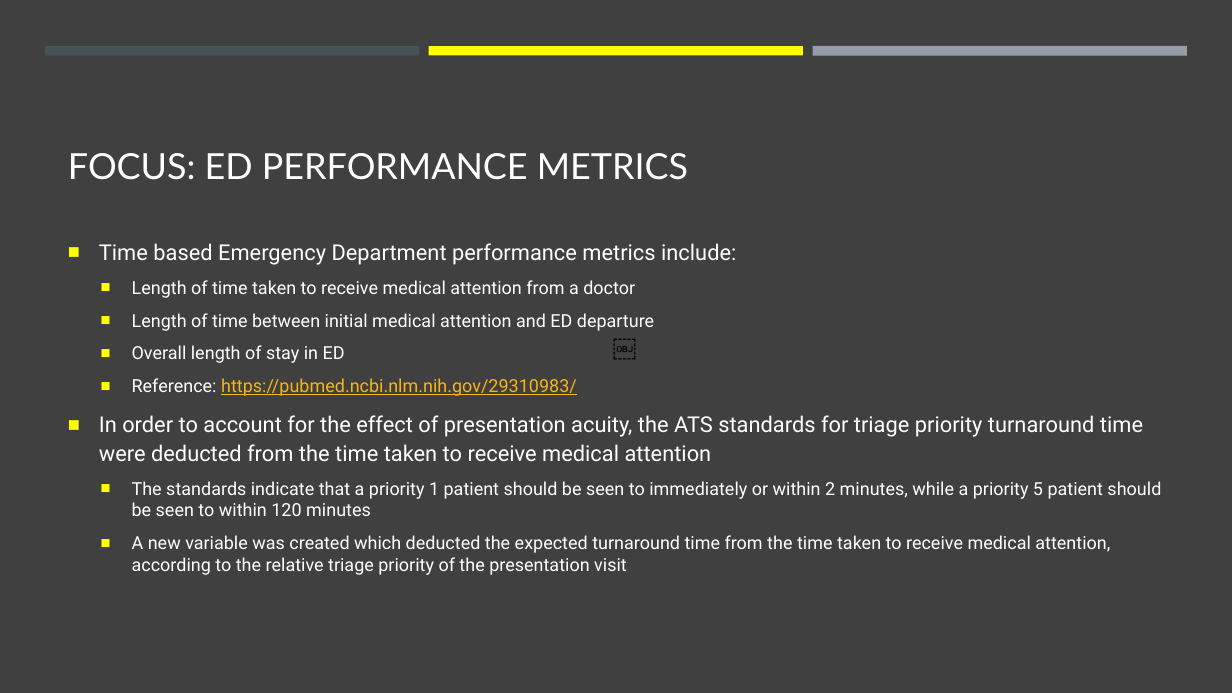
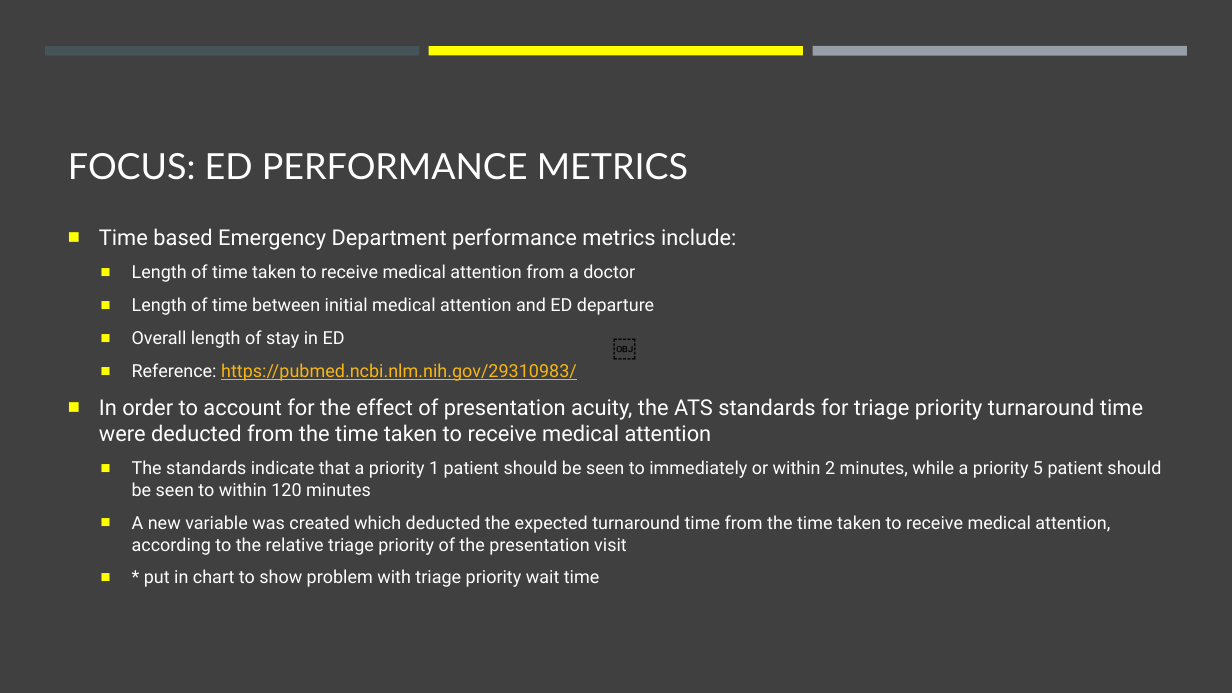
Before and after one commit to jasonnguyen3697/EY_DataChallenge, a slide deck: slide 7 of stuff.pptx (slide 5 before the commit). Drawn at 1232x693 pixels with LibreOffice and Linux fonts; fonts in the diff are those of the drawing. Boxes give left, top, right and bottom in pixels: in the first picture for what was removed or moved away, otherwise in the second. Text is boxed around its words. In the diff, an @@ line names an element or a change of style, - is before the commit and + after.

```diff
--- a/stuff.pptx
+++ b/stuff.pptx
@@ text at (x1=99, y1=228, x2=1143, y2=441): line spacing 1.1 to 1 @@
@@ text at (x1=144, y1=569, x2=600, y2=587): paragraph added @@
+  ■ * put in chart to show problem with triage priority wait time
```
Also in this commit, not shown: 4 other slides changed, 2 slides added.
